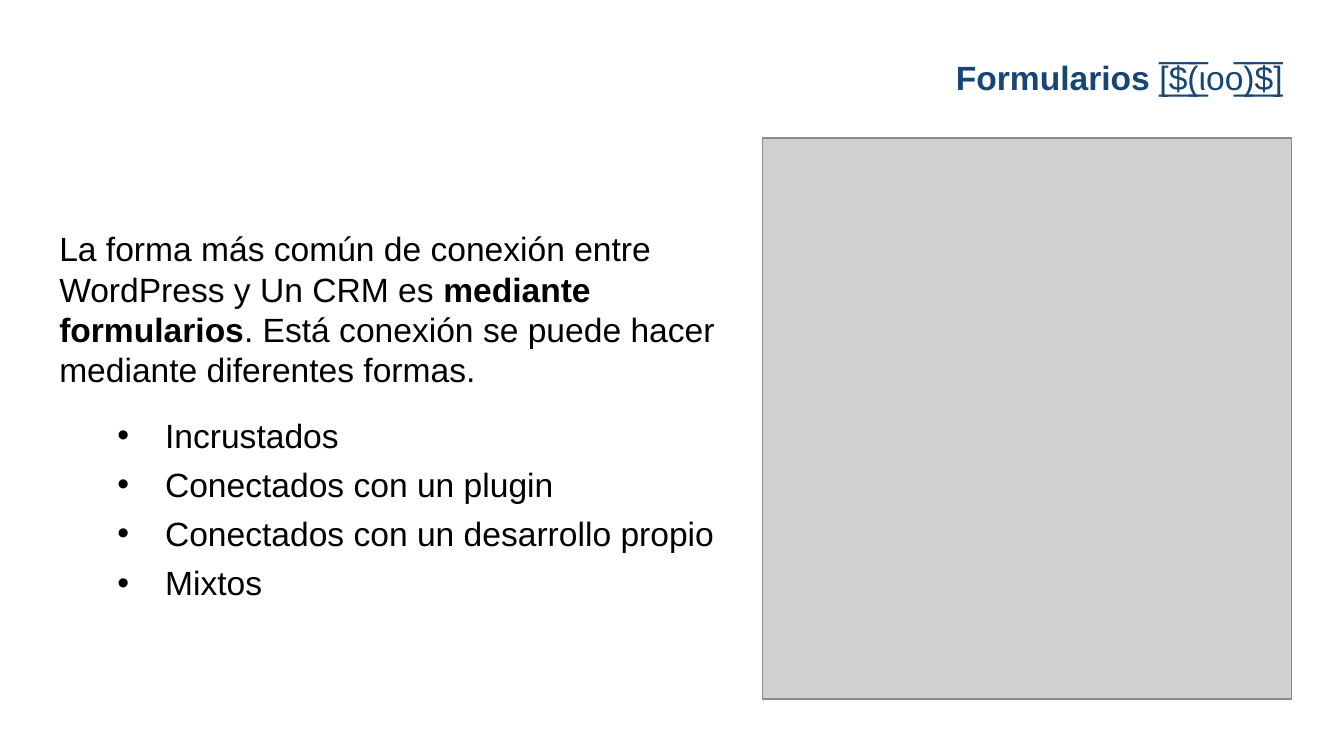
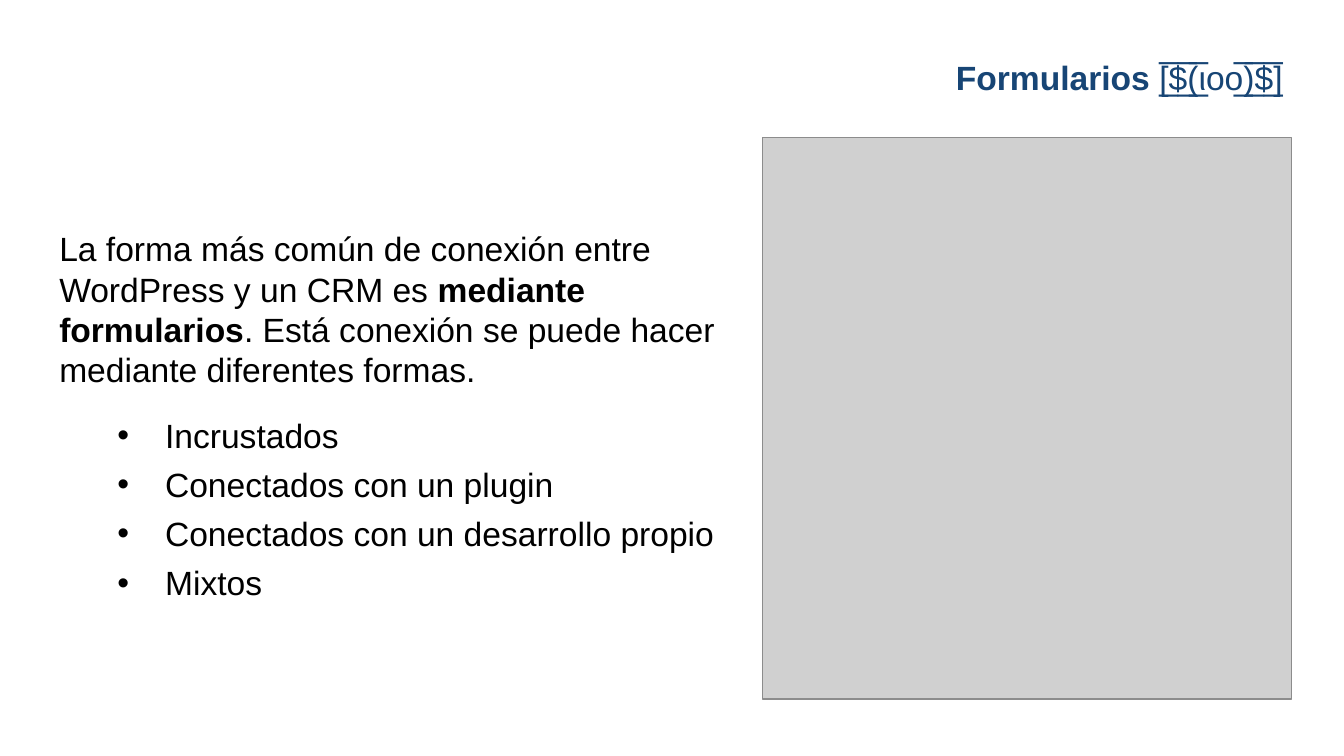
Before and after one commit to gwannon/WordCampBilbao2025, a slide deck: slide 8 of WCBIO25_Jorge-Monclus.pptx. Drawn at 1344x756 pixels with LibreOffice and Linux fonts; fonts in the diff are those of the drawing; grey boxes stand for pictures; background and template pictures are left out. Boxes give left, top, right and bottom in pixels: in the first picture for what was removed or moved away, otherwise in the second. Text is boxed around its words. In the diff, an @@ line names an element or a change of style, - is before the commit and + after.

```diff
--- a/WCBIO25_Jorge-Monclus.pptx
+++ b/WCBIO25_Jorge-Monclus.pptx
@@ text at (x1=59, y1=236, x2=715, y2=383): text changed @@
-La forma más común de conexión entre WordPress y Un CRM es mediante formularios. Está conexión se puede hacer mediante diferentes formas.
+La forma más común de conexión entre WordPress y un CRM es mediante formularios. Está conexión se puede hacer mediante diferentes formas.
```
Also in this commit, not shown: 11 other slides changed, 2 other files.
